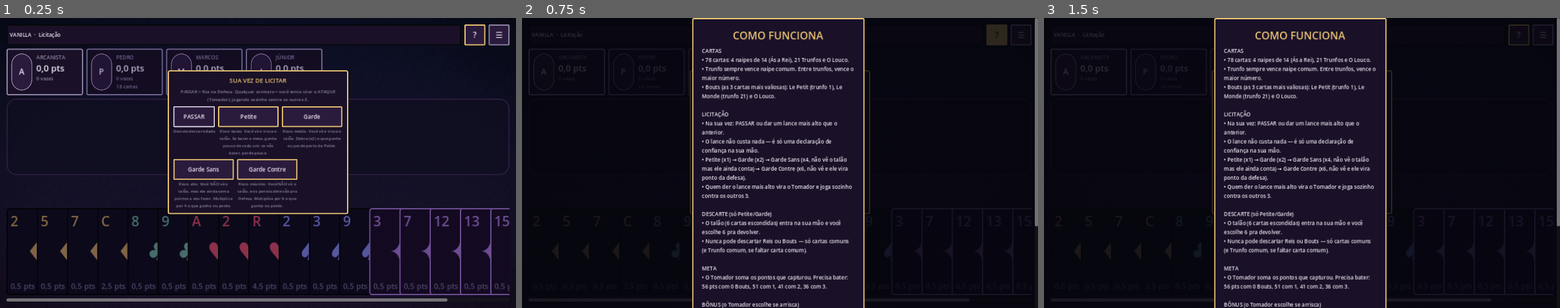
Above: before the commit, frames 1-3 (left to right).
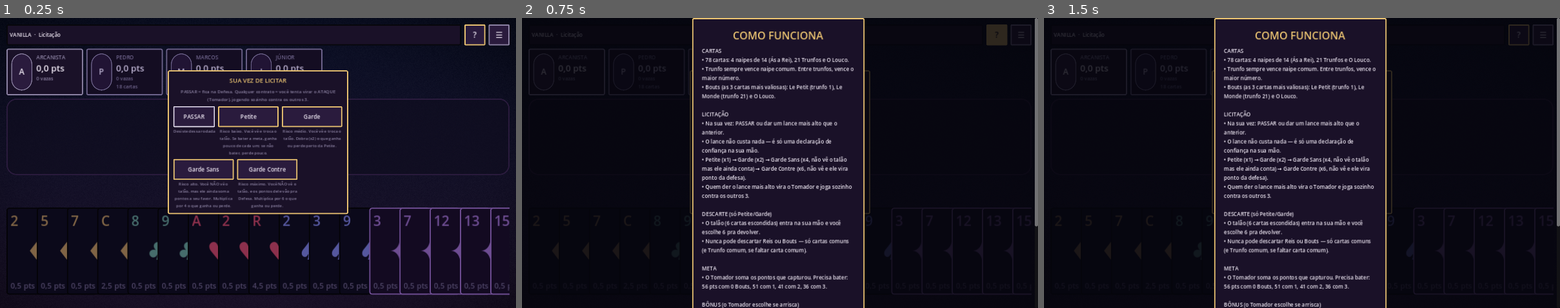
Above: after the commit, the same moments.

Repository: bluumcc/tarolo
Game: Godot game, scene res://scenes/GameScene.tscn
Same seed, same stepped clock (60 frames per second), same inputs: the game is played once before the commit and once after it. This scene is started directly instead of the project's main scene.
Inputs:
- Up to frame 1 (0.25 s): no input
- Up to frame 2 (0.75 s): click "?" at 0.5 s
- Up to frame 3 (1.5 s): click "☰" at 1.25 s

The runs differ from the first frame. In frame 1, 1.8% of the frame differs, in the area x 1-99%, y 65-98%; in frame 2, less than 0.1%; in frame 3, less than 0.1%.

Commit message:
Corrige carta cortando ao arrastar pra jogar
O ScrollContainer da mão clipa qualquer coisa que passe da borda de cima —
e o arrasto pra jogar uma carta não tinha limite de altura, então em
qualquer arrasto mais longo a carta saía da área visível e cortava. Agora
o arrasto tem um teto (MAX_LIFT), e o contêiner da mão reserva espaço livre
acima da carta (carta encostada embaixo via SHRINK_END) suficiente pra
esse teto nunca mais bater na borda de corte.

Co-Authored-By: Claude Sonnet 5 <noreply@anthropic.com>
Claude-Session: https://claude.ai/code/session_011qPhSZ6VtyM6UvSSPJpf4k

Diff:
--- a/scripts/ui/card_view.gd
+++ b/scripts/ui/card_view.gd
@@ -9,6 +9,8 @@
 
 const SIZE := Vector2(150, 216)
 const DRAG_PLAY_DISTANCE := 70.0
+const MAX_LIFT := 92.0  ## até onde a carta sobe visualmente ao arrastar/selecionar — o
+## contêiner da mão reserva espaço pra esse valor, senão a carta corta na borda de cima.
 const LONG_PRESS := 0.45
 
 var data: CardData
@@ -143,7 +145,7 @@
 		if delta.length() > 12.0:
 			_dragging = true
 		if _dragging and playable:
-			body.position = Vector2(delta.x * 0.3, minf(delta.y, 0.0))
+			body.position = Vector2(delta.x * 0.3, clampf(delta.y, -MAX_LIFT, 0.0))
 			body.rotation = clampf(delta.x * 0.002, -0.2, 0.2)
 
 
--- a/scripts/ui/chaos_scene.gd
+++ b/scripts/ui/chaos_scene.gd
@@ -196,7 +196,7 @@
 	# Mão — cartas sempre no tamanho real (nunca encolhidas pra caber); quando não cabem
 	# todas na tela, a mão rola de lado (arrasto/swipe), igual qualquer app de cartas. ---
 	var hand_scroll := ScrollContainer.new()
-	hand_scroll.custom_minimum_size = Vector2(0, CardView.SIZE.y + 16)
+	hand_scroll.custom_minimum_size = Vector2(0, CardView.SIZE.y + CardView.MAX_LIFT + 16)
 	hand_scroll.horizontal_scroll_mode = ScrollContainer.SCROLL_MODE_AUTO
 	hand_scroll.vertical_scroll_mode = ScrollContainer.SCROLL_MODE_DISABLED
 	root.add_child(hand_scroll)
@@ -204,7 +204,9 @@
 	hand_container = HBoxContainer.new()
 	hand_container.name = "HandContainer"
 	hand_container.alignment = BoxContainer.ALIGNMENT_CENTER
-	hand_container.size_flags_vertical = Control.SIZE_EXPAND_FILL
+	# Fica encostada embaixo (SHRINK_END) e não esticada — a folga extra do hand_scroll
+	# vira espaço LIVRE ACIMA da carta, senão o arrasto pra jogar corta na borda de cima.
+	hand_container.size_flags_vertical = Control.SIZE_SHRINK_END
 	hand_scroll.add_child(hand_container)
 
 	popup_layer = Control.new()
--- a/scripts/ui/game_scene.gd
+++ b/scripts/ui/game_scene.gd
@@ -190,7 +190,7 @@
 	# todas na tela (mão cheia do Vanilla, até 18 cartas), a mão rola de lado
 	# (arrasto/swipe), igual qualquer app de cartas. ---------------------
 	var hand_scroll := ScrollContainer.new()
-	hand_scroll.custom_minimum_size = Vector2(0, CardView.SIZE.y + 16)
+	hand_scroll.custom_minimum_size = Vector2(0, CardView.SIZE.y + CardView.MAX_LIFT + 16)
 	hand_scroll.horizontal_scroll_mode = ScrollContainer.SCROLL_MODE_AUTO
 	hand_scroll.vertical_scroll_mode = ScrollContainer.SCROLL_MODE_DISABLED
 	root.add_child(hand_scroll)
@@ -198,7 +198,9 @@
 	hand_container = HBoxContainer.new()
 	hand_container.name = "HandContainer"
 	hand_container.alignment = BoxContainer.ALIGNMENT_CENTER
-	hand_container.size_flags_vertical = Control.SIZE_EXPAND_FILL
+	# Fica encostada embaixo (SHRINK_END) e não esticada — a folga extra do hand_scroll
+	# vira espaço LIVRE ACIMA da carta, senão o arrasto pra jogar corta na borda de cima.
+	hand_container.size_flags_vertical = Control.SIZE_SHRINK_END
 	hand_scroll.add_child(hand_container)
 
 	popup_layer = Control.new()
